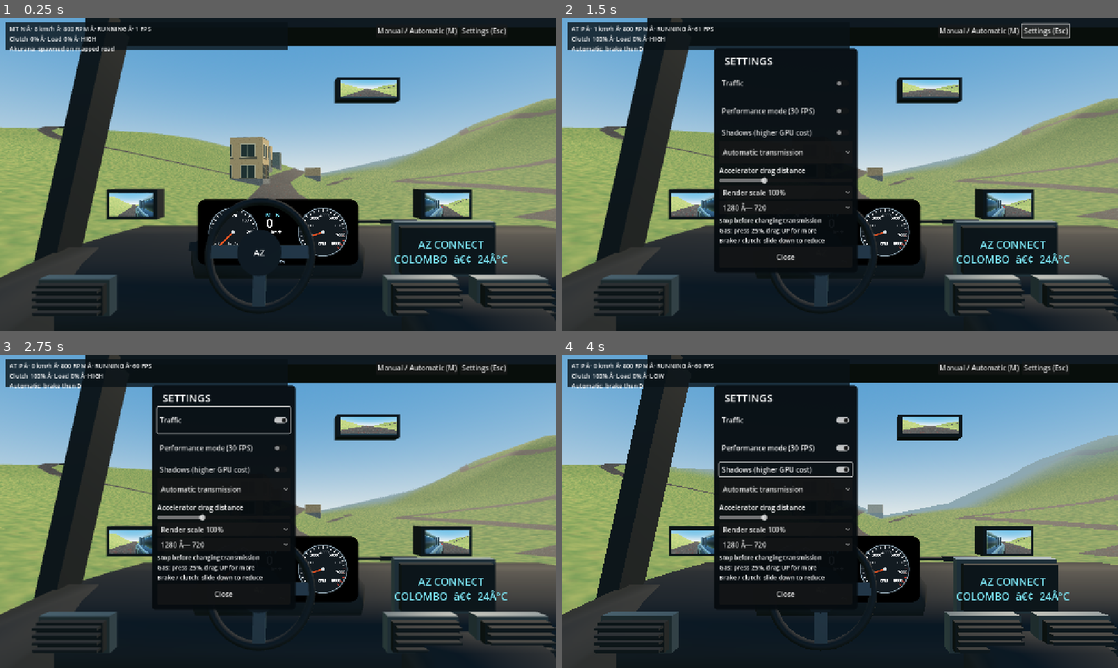
Above: before the commit, frames 1-4 (two rows, left to right).
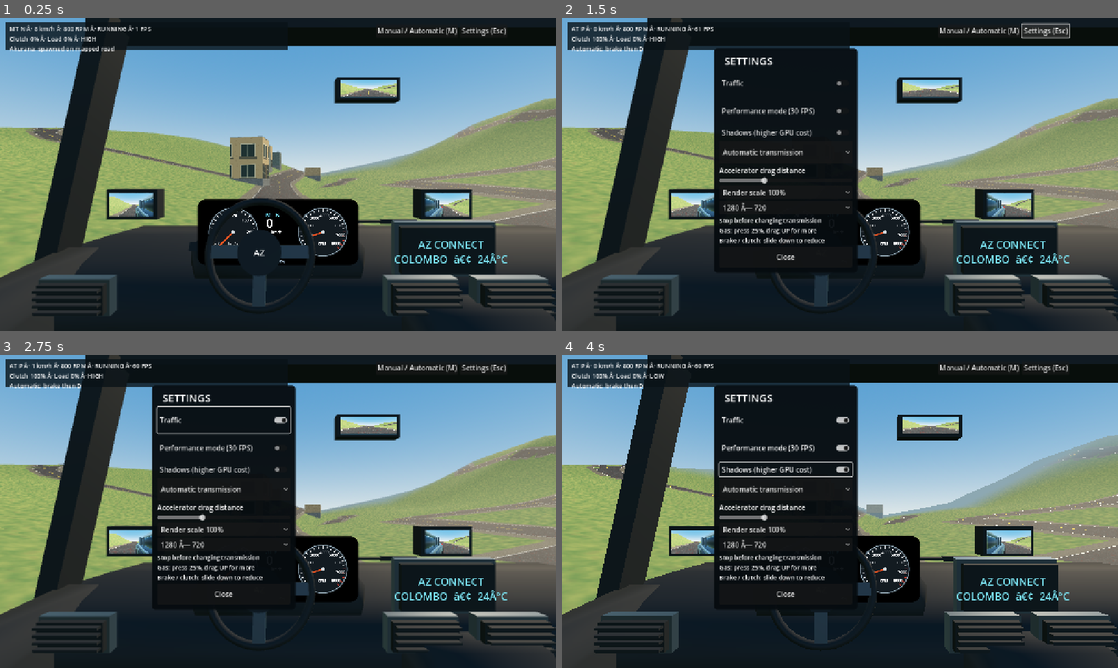
Above: after the commit, the same moments.

Repository: Mhd-Azeem/WebToApp
Game: Godot game, scene res://scenes/akurana.tscn
Two runs of this game, one before a commit and one after it. Both use one fixed random seed, a clock stepped at 60 frames per second and the inputs below.
Inputs:
- Up to frame 1 (0.25 s): no input
- Up to frame 2 (1.5 s): click "Manual / Automatic (M)" at 0.5 s; click "Settings (Esc)" at 1.25 s
- Up to frame 3 (2.75 s): click "Traffic" at 2 s
- Up to frame 4 (4 s): click "Performance mode (30 FPS)" at 2.75 s; click "Shadows (higher GPU cost)" at 3.5 s

The runs differ from the first frame. In frame 1, 2.8% of the frame differs, in the area x 0-100%, y 20-68%; in frame 2, 2.0%; in frame 3, 2.0%; in frame 4, 2.0%.

Commit message:
Blend Akurana roads flush with terrain and generate two-way asphalt, shoulders, and lane markings

Diff:
--- a/az-car-3d/scripts/akurana_world.gd
+++ b/az-car-3d/scripts/akurana_world.gd
@@ -8,7 +8,9 @@
 # Each GIS height sample spans ~53 m. Subdivision is essential: otherwise
 # the physics/visible triangle surface diverges sharply from height_at().
 const TERRAIN_SUBDIVISIONS = 8
-const ROAD_CLEARANCE = 0.65
+const ROAD_CLEARANCE = 0.08
+const TWO_WAY_MIN_WIDTH = 6.8
+const SHOULDER_WIDTH = 1.6
 var heights: PackedByteArray = PackedByteArray()
 var mapped_roads: Array = []
 var terrain_texture: ImageTexture
@@ -38,7 +40,7 @@
 	var best_width := 0.0
 	for feature in mapped_roads:
 		if not feature is Array or feature.size() < 2: continue
-		var width := float(feature[0])
+		var width := maxf(TWO_WAY_MIN_WIDTH,float(feature[0]))
 		var path: Array = feature[1]
 		for i in range(path.size() - 1):
 			var a := Vector2(float(path[i][0]),float(path[i][1]))
@@ -167,39 +169,84 @@
 	var material := _grass_material()
 	_finish(tool,material,true)
 
+func _road_vertex(point: Vector2, normal: Vector2, lateral: float, rise: float) -> Vector3:
+	var offset := point + normal * lateral
+	return Vector3(offset.x, height_at(offset.x,offset.y) + rise, offset.y)
+
+func _quad(tool: SurfaceTool, a: Vector3, b: Vector3, c: Vector3, d: Vector3) -> void:
+	_triangle(tool,a,b,c)
+	_triangle(tool,c,b,d)
+
 func _generate_roads(roads: Array) -> void:
-	# Subdivide centerlines so they closely follow the terrain raster.
-	var tool := SurfaceTool.new()
-	tool.begin(Mesh.PRIMITIVE_TRIANGLES)
+	# The roads follow the existing Akurana OSM centerlines. Give the mapped
+	# segments a drivable two-way profile, blended shoulders and markings.
+	var pavement := SurfaceTool.new()
+	var shoulders := SurfaceTool.new()
+	var center_lines := SurfaceTool.new()
+	var edge_lines := SurfaceTool.new()
+	for tool in [pavement,shoulders,center_lines,edge_lines]:
+		tool.begin(Mesh.PRIMITIVE_TRIANGLES)
 	var generated := 0
 	for feature in roads:
 		if not feature is Array or feature.size() < 2:
 			continue
-		var width: float = float(feature[0])
+		var width: float = maxf(TWO_WAY_MIN_WIDTH,float(feature[0]))
 		var path: Array = feature[1]
-		for i in range(path.size() - 1):
-			var a := Vector2(float(path[i][0]), float(path[i][1]))
-			var b := Vector2(float(path[i + 1][0]), float(path[i + 1][1]))
-			if a.distance_to(b) < 0.1:
+		var progress := 0.0
+		for i in range(path.size()-1):
+			var a := Vector2(float(path[i][0]),float(path[i][1]))
+			var b := Vector2(float(path[i+1][0]),float(path[i+1][1]))
+			var length := a.distance_to(b)
+			if length < 0.1:
 				continue
-			var normal := Vector2(-(b - a).normalized().y, (b - a).normalized().x) * width * 0.5
-			var parts := maxi(1, ceili(a.distance_to(b) / 3.0))
+			var normal := Vector2(-(b-a).y,(b-a).x).normalized()
+			var parts := maxi(1,ceili(length/2.0))
 			for s in range(parts):
-				var p := a.lerp(b, float(s) / float(parts))
-				var q := a.lerp(b, float(s + 1) / float(parts))
-				var al := Vector3(p.x + normal.x, height_at(p.x + normal.x, p.y + normal.y) + ROAD_CLEARANCE, p.y + normal.y)
-				var ar := Vector3(p.x - normal.x, height_at(p.x - normal.x, p.y - normal.y) + ROAD_CLEARANCE, p.y - normal.y)
-				var bl := Vector3(q.x + normal.x, height_at(q.x + normal.x, q.y + normal.y) + ROAD_CLEARANCE, q.y + normal.y)
-				var br := Vector3(q.x - normal.x, height_at(q.x - normal.x, q.y - normal.y) + ROAD_CLEARANCE, q.y - normal.y)
-				_triangle(tool, al, bl, ar)
-				_triangle(tool, bl, br, ar)
-				generated += 1
-	if generated > 0:
-		var road_mat := G.material("asphalt", Color(0.70,0.70,0.70))
-		road_mat.uv1_triplanar = true
-		road_mat.uv1_scale = Vector3(0.17,0.17,0.17)
-		road_mat.cull_mode = BaseMaterial3D.CULL_DISABLED
-		_finish(tool, road_mat, true)
+				var p := a.lerp(b,float(s)/float(parts))
+				var q := a.lerp(b,float(s+1)/float(parts))
+				var half: float = width*0.5
+				var pl := _road_vertex(p,normal,half,ROAD_CLEARANCE)
+				var pr := _road_vertex(p,normal,-half,ROAD_CLEARANCE)
+				var ql := _road_vertex(q,normal,half,ROAD_CLEARANCE)
+				var qr := _road_vertex(q,normal,-half,ROAD_CLEARANCE)
+				_quad(pavement,pl,pr,ql,qr)
+				# Shoulder wings slope back down to local ground. Unlike an elevated
+				# slab, a car can enter the road from either side.
+				for sign in [-1.0,1.0]:
+					var inner_p := _road_vertex(p,normal,sign*half,ROAD_CLEARANCE)
+					var outer_p := _road_vertex(p,normal,sign*(half+SHOULDER_WIDTH),0.01)
+					var inner_q := _road_vertex(q,normal,sign*half,ROAD_CLEARANCE)
+					var outer_q := _road_vertex(q,normal,sign*(half+SHOULDER_WIDTH),0.01)
+					_quad(shoulders,inner_p,outer_p,inner_q,outer_q)
+					var paint_p := _road_vertex(p,normal,sign*(half-0.22),ROAD_CLEARANCE+0.018)
+					var paint_p2 := _road_vertex(p,normal,sign*(half-0.11),ROAD_CLEARANCE+0.018)
+					var paint_q := _road_vertex(q,normal,sign*(half-0.22),ROAD_CLEARANCE+0.018)
+					var paint_q2 := _road_vertex(q,normal,sign*(half-0.11),ROAD_CLEARANCE+0.018)
+					_quad(edge_lines,paint_p,paint_p2,paint_q,paint_q2)
+				# Alternating painted centerline segments separate opposing lanes.
+				if fmod(progress+length*(float(s)+0.5)/float(parts),9.0)<5.0:
+					_quad(center_lines,_road_vertex(p,normal,0.075,ROAD_CLEARANCE+0.022),_road_vertex(p,normal,-0.075,ROAD_CLEARANCE+0.022),_road_vertex(q,normal,0.075,ROAD_CLEARANCE+0.022),_road_vertex(q,normal,-0.075,ROAD_CLEARANCE+0.022))
+				generated+=1
+			progress+=length
+	if generated==0:
+		push_error("Akurana mapped roads contain no usable segments")
+		return
+	var road_mat := G.material("asphalt",Color(0.75,0.75,0.75))
+	road_mat.uv1_triplanar=true
+	road_mat.uv1_scale=Vector3(0.17,0.17,0.17)
+	road_mat.cull_mode=BaseMaterial3D.CULL_DISABLED
+	_finish(pavement,road_mat,true)
+	var shoulder_mat := G.material("concrete",Color(0.59,0.57,0.51))
+	shoulder_mat.uv1_triplanar=true
+	shoulder_mat.uv1_scale=Vector3(0.25,0.25,0.25)
+	shoulder_mat.cull_mode=BaseMaterial3D.CULL_DISABLED
+	_finish(shoulders,shoulder_mat,true)
+	var center_mat := G.material("",Color(0.91,0.73,0.21))
+	center_mat.cull_mode=BaseMaterial3D.CULL_DISABLED
+	_finish(center_lines,center_mat,false)
+	var edge_mat := G.material("",Color(0.91,0.91,0.85))
+	edge_mat.cull_mode=BaseMaterial3D.CULL_DISABLED
+	_finish(edge_lines,edge_mat,false)
 
 func _generate_buildings(buildings: Array) -> void:
 	var wall_mats := [
